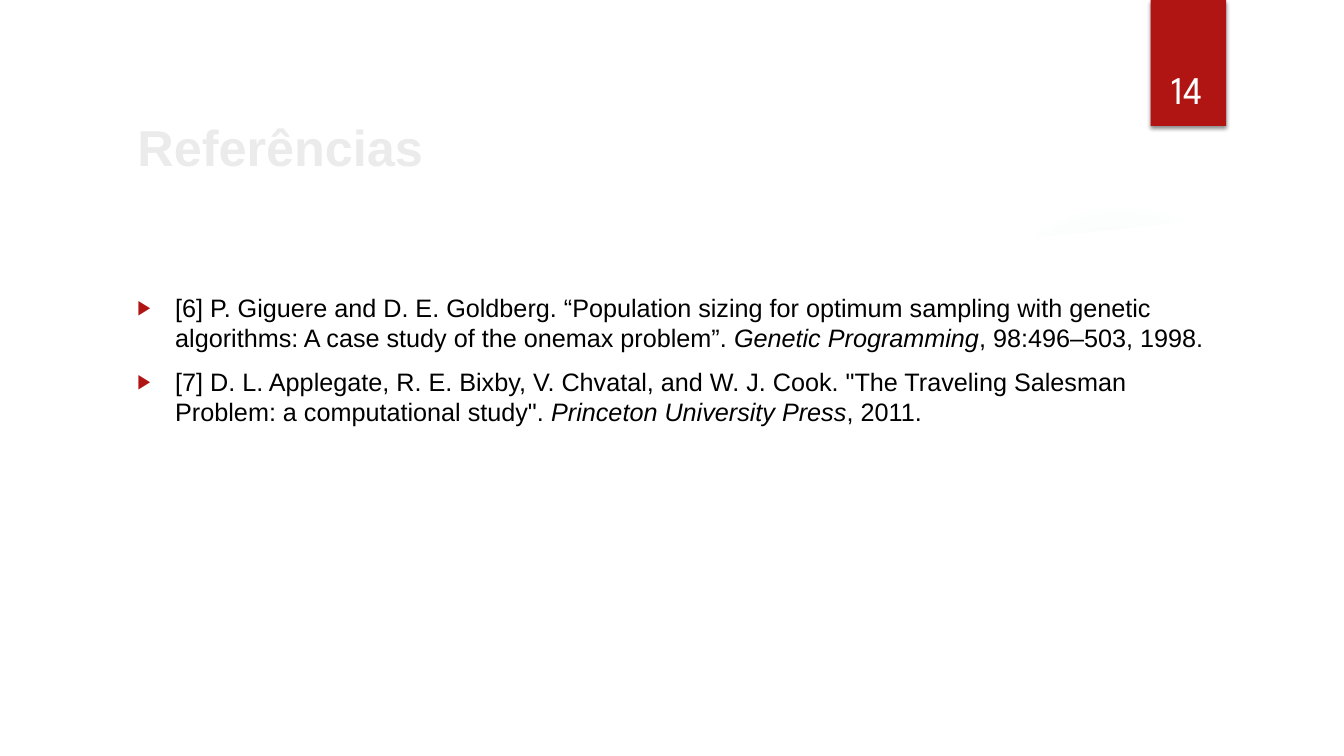
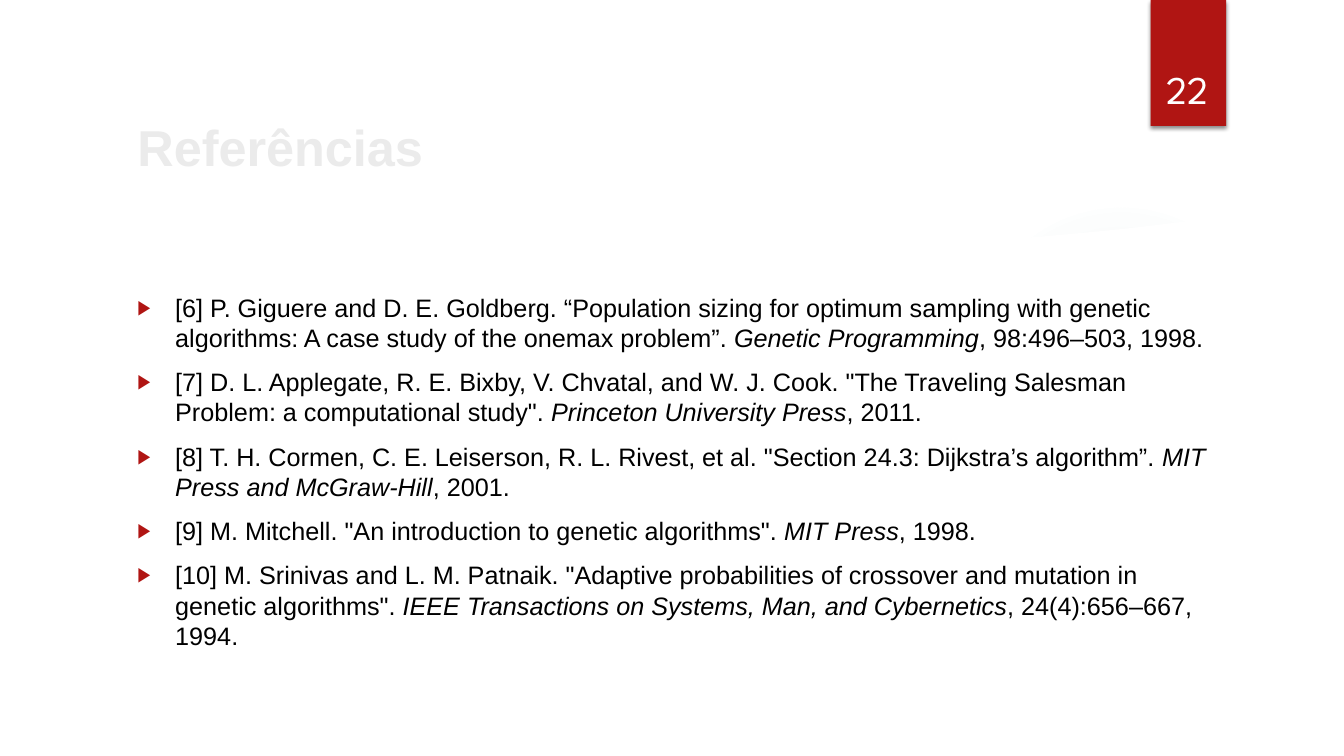
Before and after one commit to cassioss/genetics, a slide deck: slide 23 of presentations/TG2_Apresentacao_Cassio.pptx (slide 15 before the commit). Drawn at 1344x756 pixels with LibreOffice and Linux fonts; fonts in the diff are those of the drawing; background and template pictures are left out. Boxes give left, top, right and bottom in pixels: in the first picture for what was removed or moved away, otherwise in the second. Text is boxed around its words. In the diff, an @@ line names an element or a change of style, - is before the commit and + after.

```diff
--- a/presentations/TG2_Apresentacao_Cassio.pptx
+++ b/presentations/TG2_Apresentacao_Cassio.pptx
@@ page number at (1166, 77, 1208, 104): text changed @@
-14
+22
@@ text at (175, 447, 1205, 646): paragraphs added @@
+▶ [8] T. H. Cormen, C. E. Leiserson, R. L. Rivest, et al. "Section 24.3: Dijkstra’s algorithm”. MIT Press and McGraw-Hill, 2001.
+▶ [9] M. Mitchell. "An introduction to genetic algorithms". MIT Press, 1998.
+▶ [10] M. Srinivas and L. M. Patnaik. "Adaptive probabilities of crossover and mutation in genetic algorithms". IEEE Transactions on Systems, Man, and Cybernetics, 24(4):656–667, 1994.
```
Also in this commit, not shown: 5 other slides changed, 9 slides added, 9 other files.
